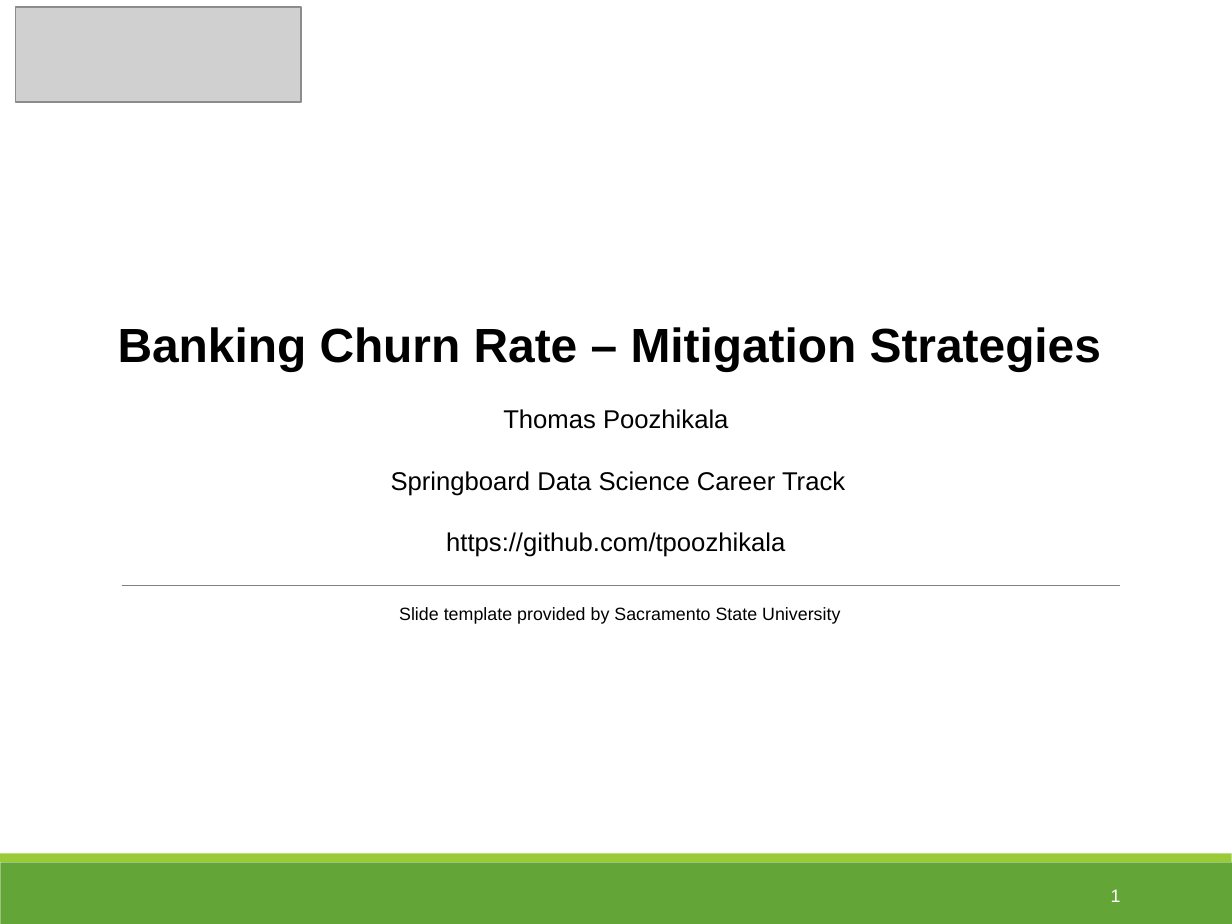
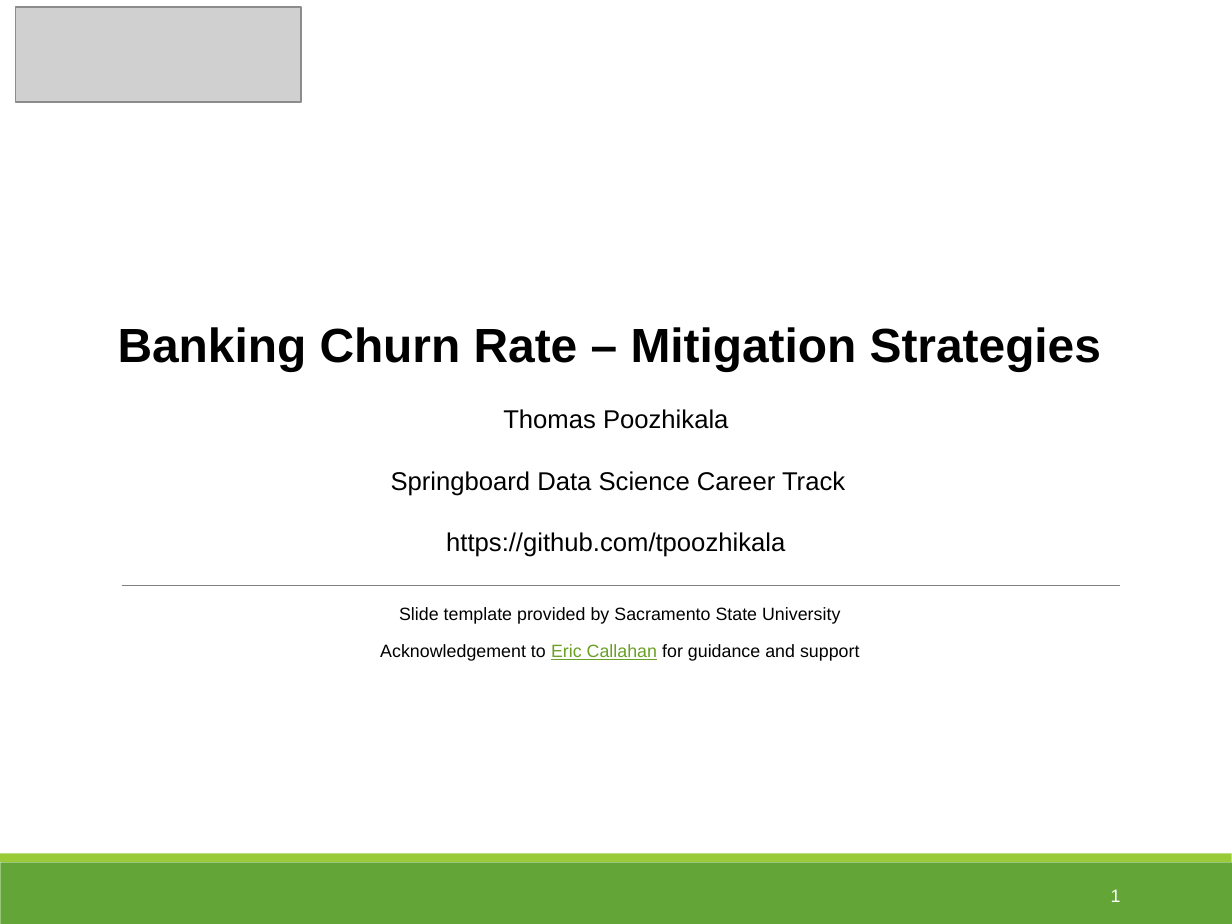
Before and after one commit to tpoozhikala/Bank-Churnrate, a slide deck: slide 1 of 6_Documentation/Bank_Churn_Rate_Presentation.pptx. Drawn at 1232x924 pixels with LibreOffice and Linux fonts; fonts in the diff are those of the drawing; grey boxes stand for pictures. Boxes give left, top, right and bottom in pixels: in the first picture for what was removed or moved away, otherwise in the second. Text is boxed around its words. In the diff, an @@ line names an element or a change of style, - is before the commit and + after.

Commit message:
Updated documentation for acknowledgements

```diff
--- a/6_Documentation/Bank_Churn_Rate_Presentation.pptx
+++ b/6_Documentation/Bank_Churn_Rate_Presentation.pptx
@@ text "Slide template provided by Sacramento ...": place and size @@
-text "Slide template provided by Sacramento ..." at <box>399,607,840,624</box>
+text "Slide template provided by Sacramento ..." at <box>380,607,860,661</box>
@@ text at <box>380,644,860,661</box>: paragraph added @@
+Acknowledgement to Eric Callahan for guidance and support
```
Also in this commit, not shown: 3 other files.
